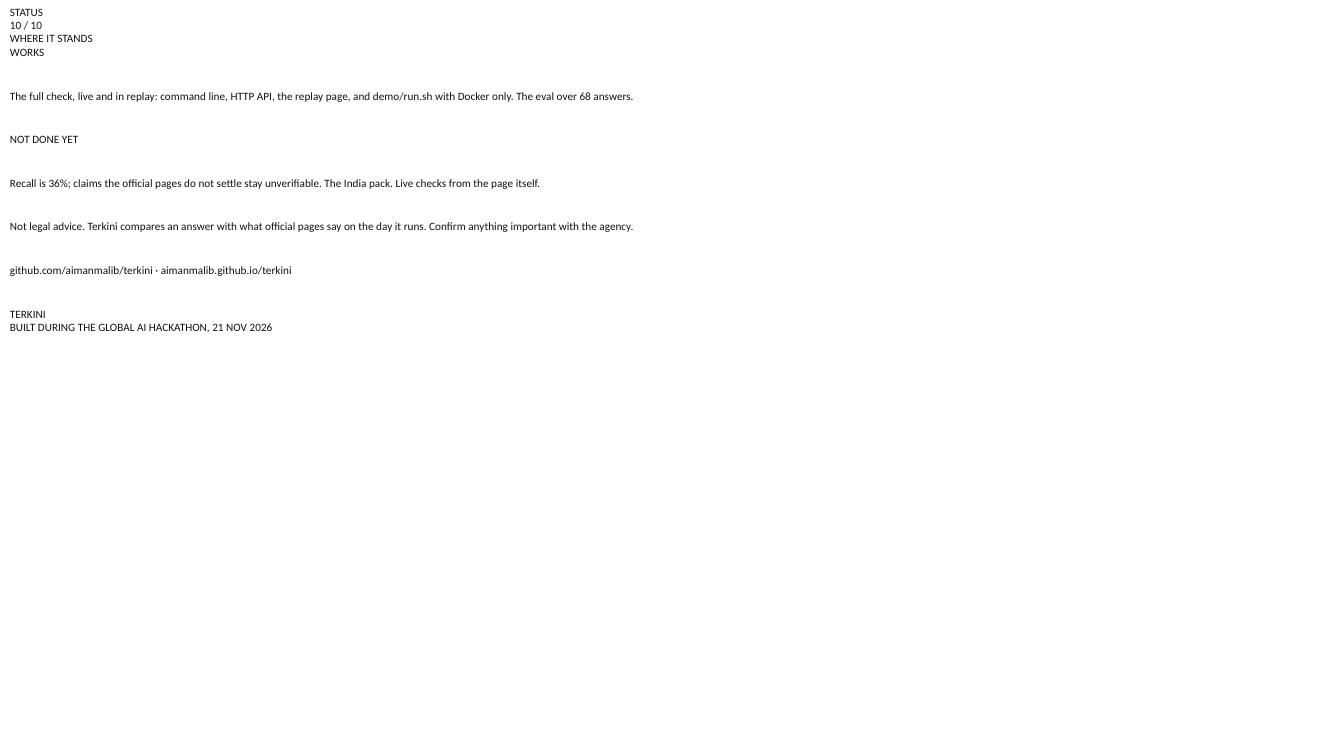
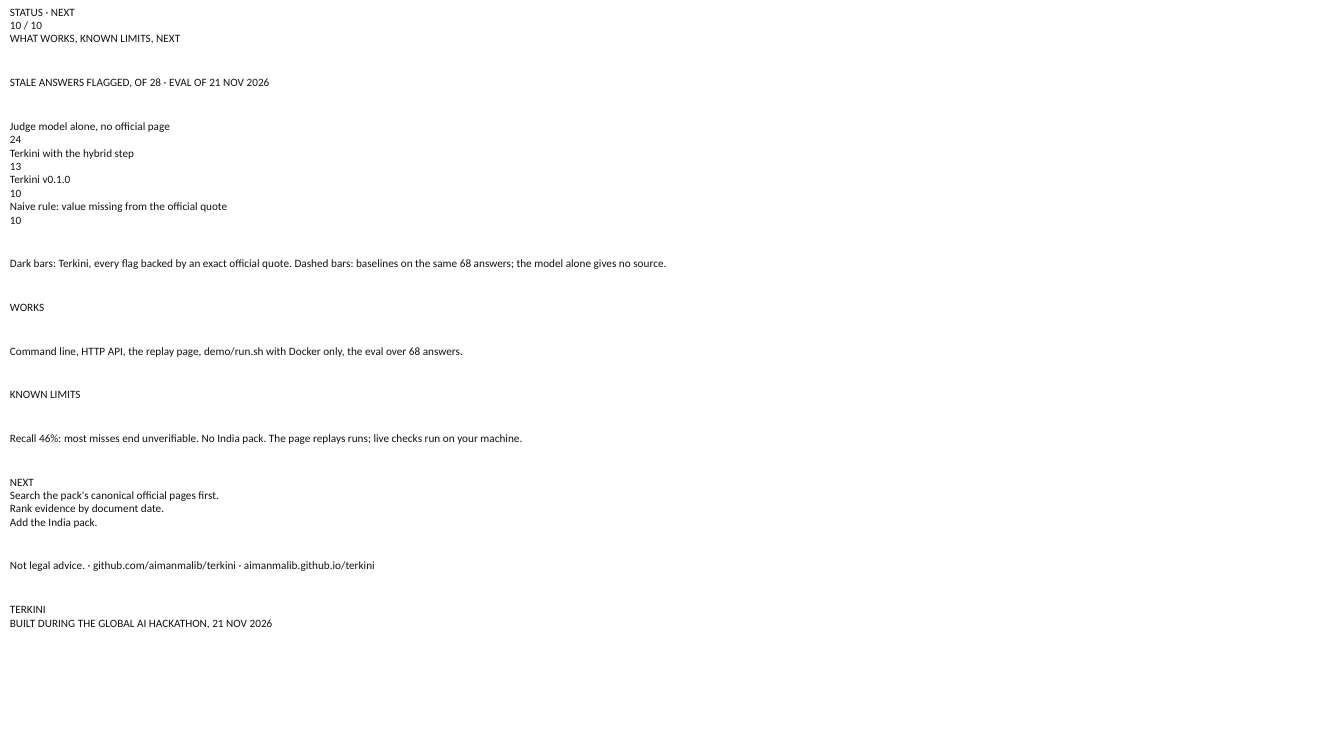
Before and after one commit to aimanmalib/terkini, a slide deck: slide 10 of docs/deck.pptx. Drawn at 1344x756 pixels with LibreOffice and Linux fonts; fonts in the diff are those of the drawing; background and template pictures are left out. Boxes give left, top, right and bottom in pixels: in the first picture for what was removed or moved away, otherwise in the second. Text is boxed around its words. In the diff, an @@ line names an element or a change of style, - is before the commit and + after.

```diff
--- a/docs/deck.pptx
+++ b/docs/deck.pptx
@@ text at <box>10,8,75,16</box>: text changed @@
-STATUS
+STATUS · NEXT
@@ text at <box>10,34,666,269</box>: text changed @@
-WHERE IT STANDS
+WHAT WORKS, KNOWN LIMITS, NEXT
+STALE ANSWERS FLAGGED, OF 28 · EVAL OF 21 NOV 2026
+Judge model alone, no official page
+24
+Terkini with the hybrid step
+13
+Terkini v0.1.0
+10
+Naive rule: value missing from the official quote
+10
+Dark bars: Terkini, every flag backed by an exact official quote. Dashed bars: baselines on the same 68 answers; the model alone gives no source.
@@ text at <box>10,347,522,571</box>: text changed @@
-The full check, live and in replay: command line, HTTP API, the replay page, and demo/run.sh with Docker only. The eval over 68 answers.
-NOT DONE YET
-Recall is 36%; claims the official pages do not settle stay unverifiable. The India pack. Live checks from the page itself.
-Not legal advice. Terkini compares an answer with what official pages say on the day it runs. Confirm anything important with the agency.
-github.com/aimanmalib/terkini · aimanmalib.github.io/terkini
+Command line, HTTP API, the replay page, demo/run.sh with Docker only, the eval over 68 answers.
+KNOWN LIMITS
+Recall 46%: most misses end unverifiable. No India pack. The page replays runs; live checks run on your machine.
+NEXT
+Search the pack's canonical official pages first.
+Rank evidence by document date.
+Add the India pack.
+Not legal advice. · github.com/aimanmalib/terkini · aimanmalib.github.io/terkini
```
Also in this commit, not shown: 2 other files.
